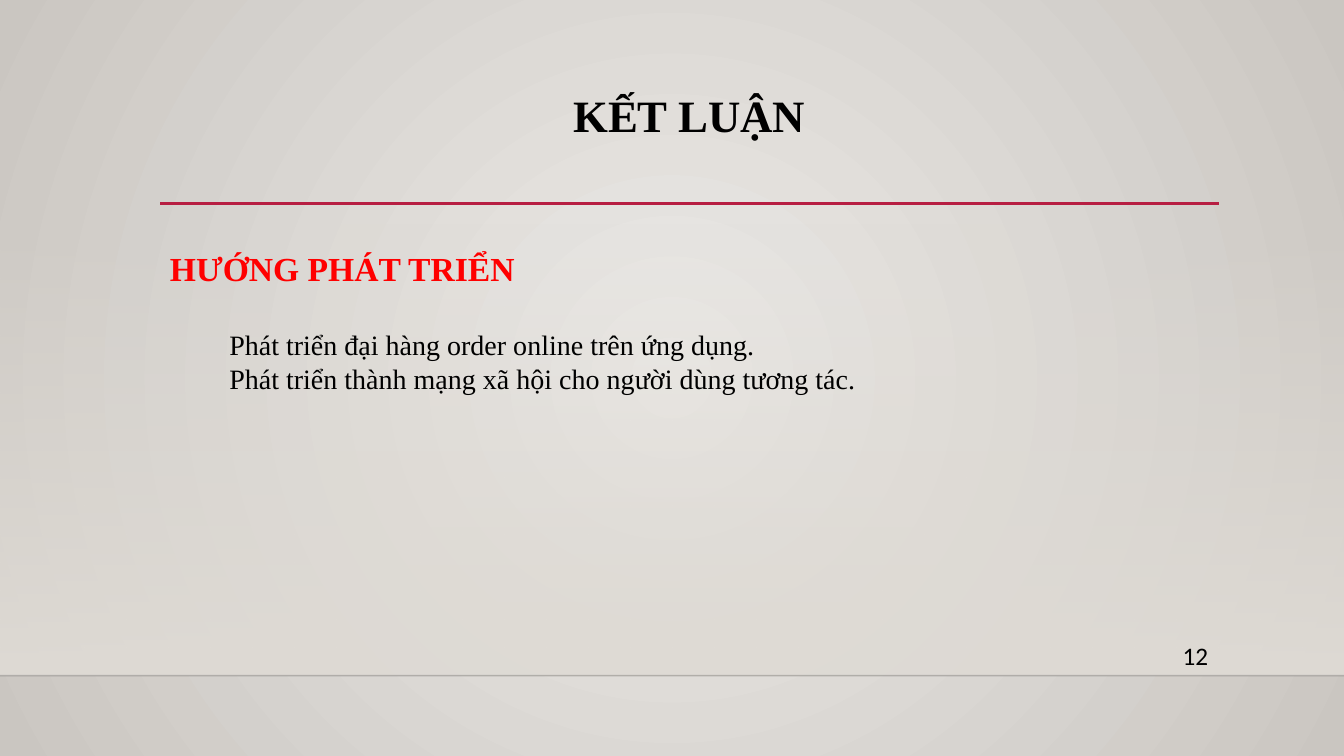
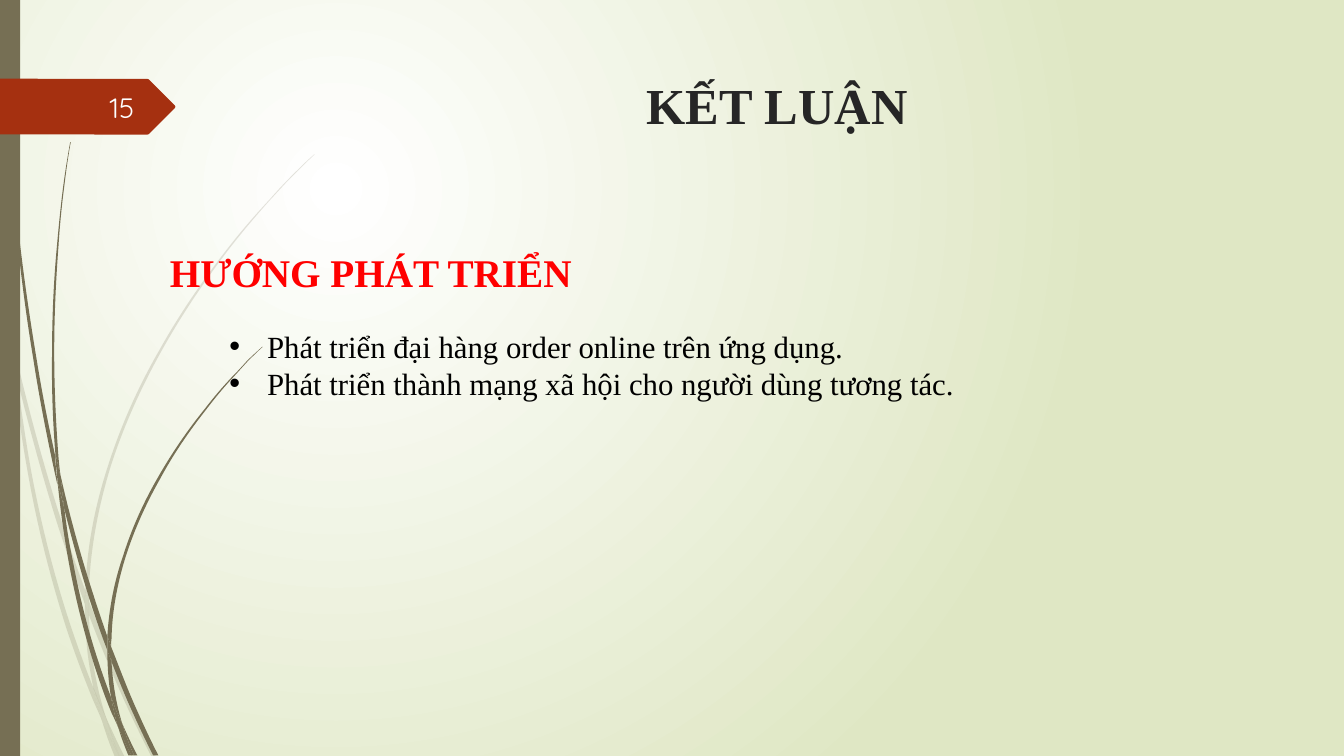
Before and after one commit to thecuong/timquanan, a slide deck: slide 15 of SlideThuyetTrinh.pptx (slide 13 before the commit). Drawn at 1344x756 pixels with LibreOffice and Linux fonts; fonts in the diff are those of the drawing; background and template pictures are left out. Boxes give left, top, right and bottom in pixels: in the first picture for what was removed or moved away, otherwise in the second. Text is boxed around its words. In the diff, an @@ line names an element or a change of style, - is before the commit and + after.

```diff
--- a/SlideThuyetTrinh.pptx
+++ b/SlideThuyetTrinh.pptx
@@ background gradient #ECEAE7 to #CAC7C1 to gradient #FFFFFF to #DFE8C4 @@
@@ rectangle added at [0,0,20,756], fill #766F54 @@
@@ freeform shape added at [0,79,175,134], fill #A53010 @@
@@ title "KẾT LUẬN": place and size @@
-title "KẾT LUẬN" at [573,98,805,141]
+title "KẾT LUẬN" at [647,84,908,134]
@@ title "KẾT LUẬN" at [647,84,908,134]: size 32 to 36 pt, text colour #000000 to #262626; line spacing 0.9 to 1 @@
@@ page number added at [110,98,135,118], 20 pt, text #FEFFFF @@
+15
@@ line removed from (160, 204) to (1220, 204) @@
@@ rectangle removed at [0,223,1344,676] @@
@@ text "HƯỚNG PHÁT TRIỂN" at [170,256,572,288]: size 24 to 28 pt @@
@@ text "Phát triển đại hàng order ..." at [267,335,953,401]: size 20 to 22 pt; bullet none to • @@
@@ text removed at [1183,648,1209,665] @@
-12
@@ line removed from (0, 676) to (1344, 676) @@
@@ group added at [0,154,315,756]: 10 freeform shapes @@
@@ group added at [3,0,262,756]: 12 freeform shapes @@
```
Also in this commit, not shown: 12 other slides changed, 3 slides added, 1 slide removed, 2 other files.
